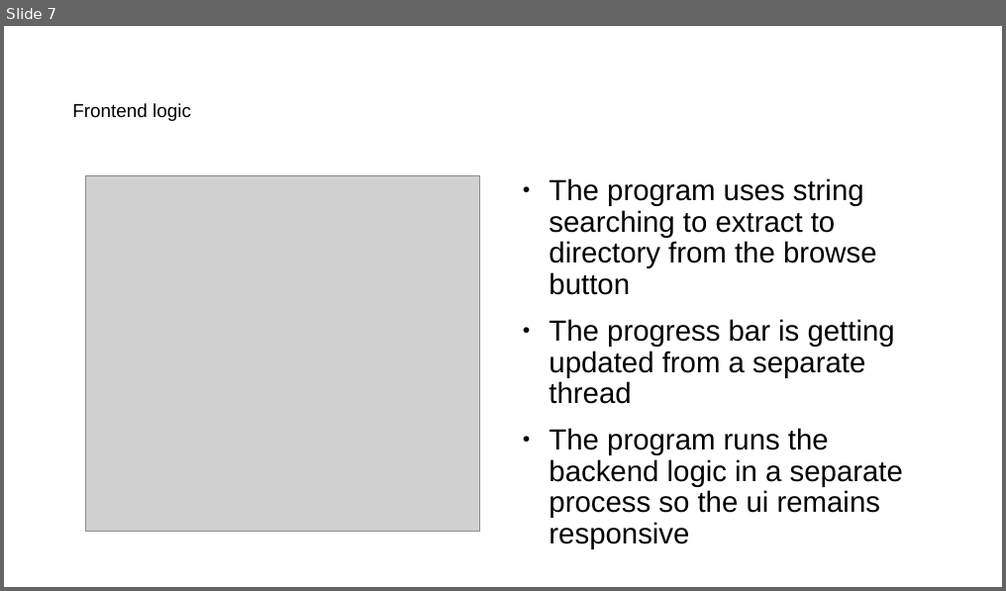
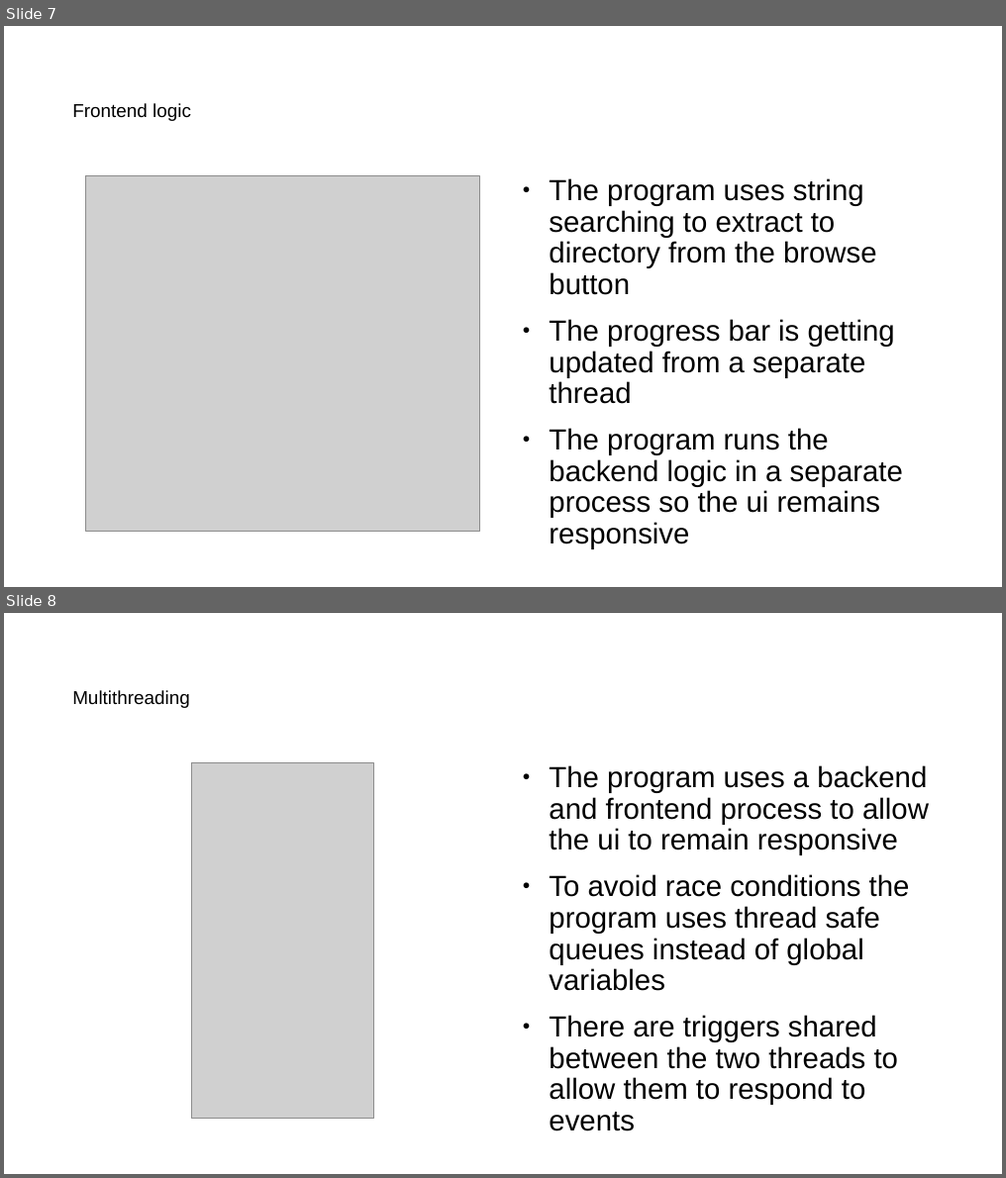
Before and after one commit to NoahHallows/software_mp, a slide deck: Documentation/software presentation.odp. Shown one above the other, each under a label of ours: slide 7 before the commit, slides 7 and 8 after it. The pictures are 1006x591 and 1006x1178 pixels, drawn with LibreOffice and Linux fonts; fonts in the diff are those of the drawing; grey boxes stand for pictures. Boxes give left, top, right and bottom in pixels: in the first picture for what was removed or moved away, otherwise in the second. Text is boxed around its words. In the diff, an @@ line names an element or a change of style, - is before the commit and + after.

```diff
--- a/Documentation/software presentation.odp
+++ b/Documentation/software presentation.odp
@@ slide 8 added at [4, 613, 1002, 1174], background #FFFFFF @@
@@ title added at [72, 690, 190, 708], 18 pt, text #000000 @@
+Multithreading
@@ picture added at [191, 762, 374, 1119] @@
@@ text added at [548, 765, 929, 1132], 28 pt, text #000000 @@
+● The program uses a backend and frontend process to allow the ui to remain responsive
+● To avoid race conditions the program uses thread safe queues instead of global variables
+● There are triggers shared between the two threads to allow them to respond to events
```
Also in this commit, not shown: 1 slide changed, 2 other slides added, 3 slides removed, 5 other files.
